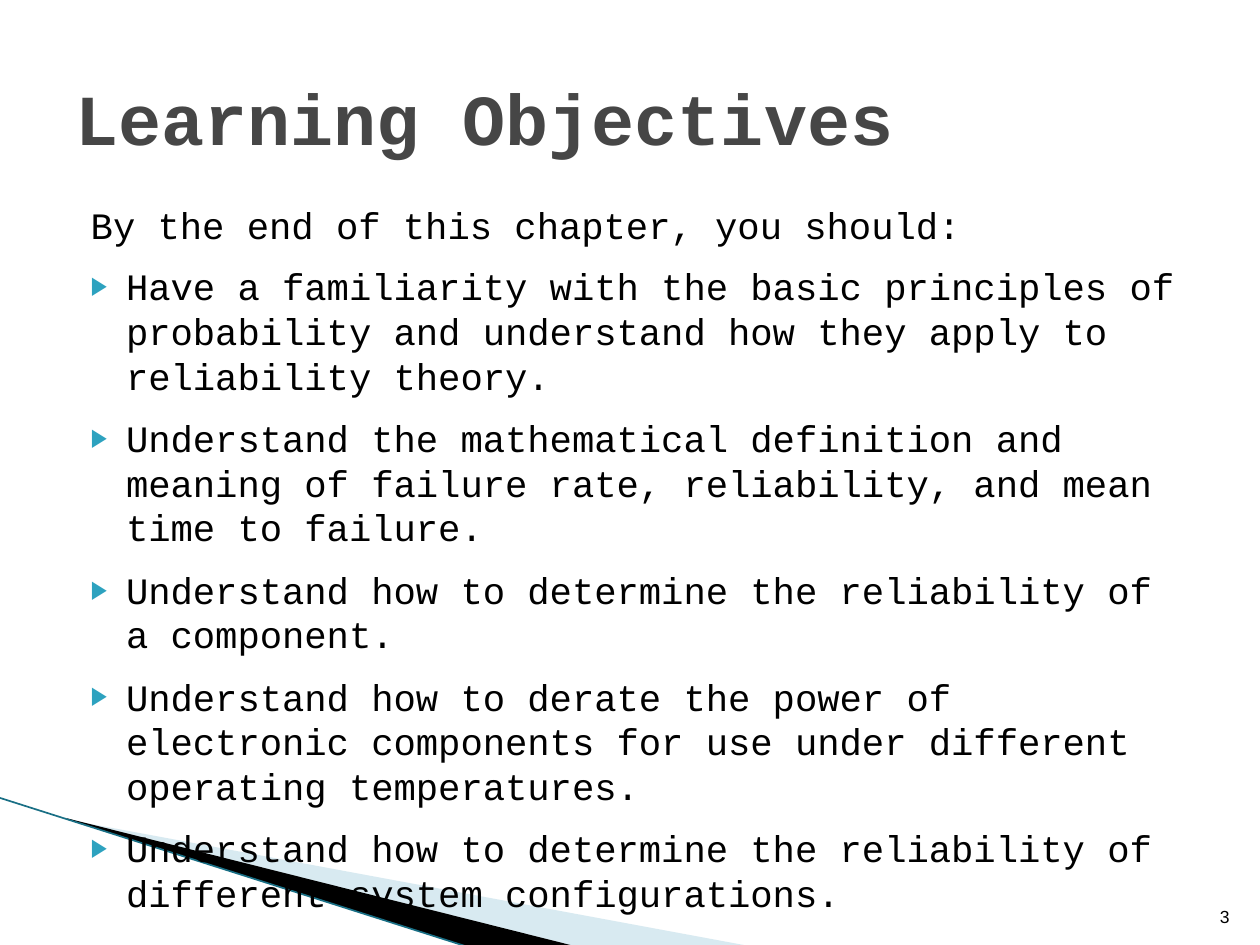
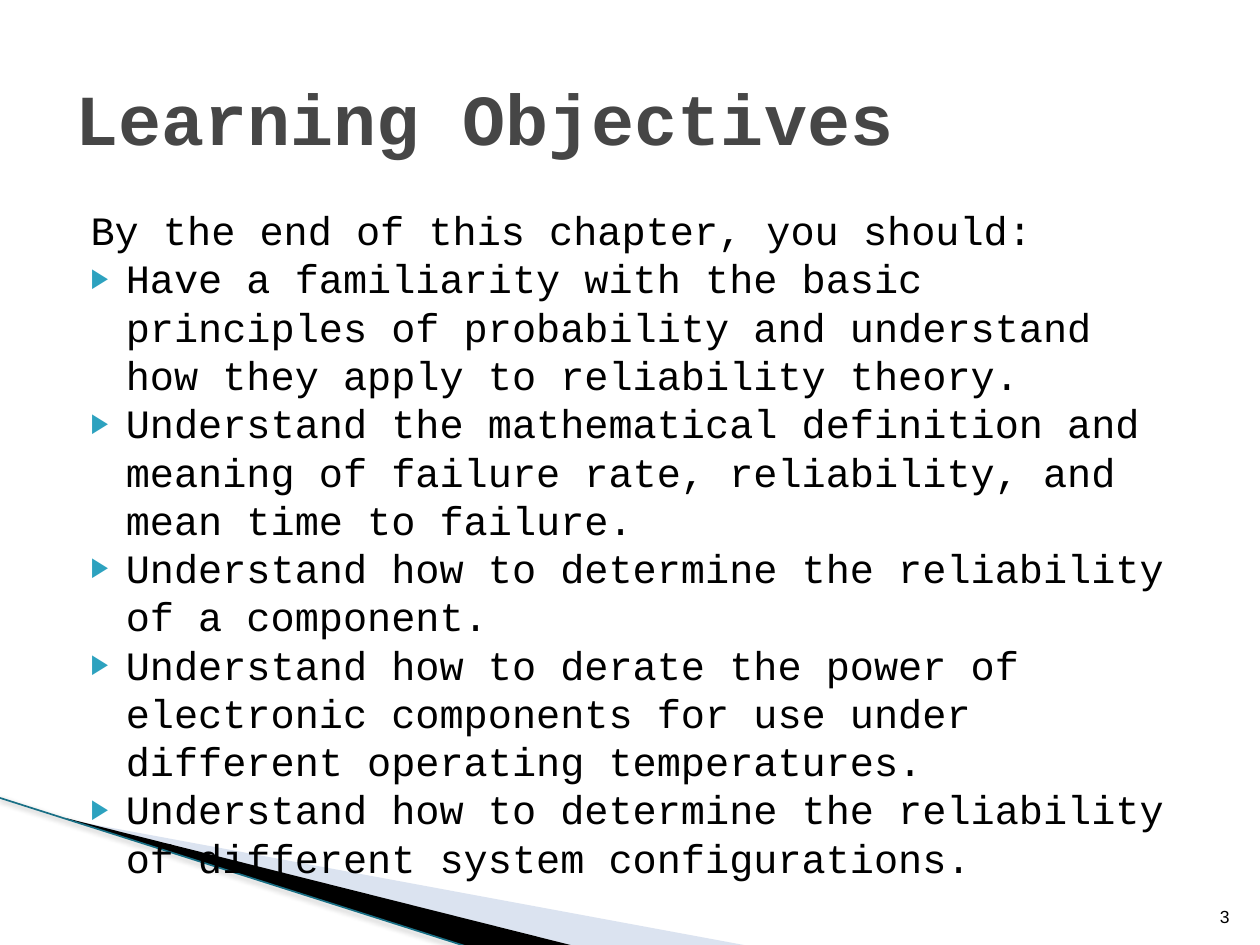
Before and after one commit to ctag/uah, a slide deck: slide 3 of cpe495/individual/hw05/EJ_Ch08_System_Reliability.pptx. Drawn at 1260x945 pixels with LibreOffice and Linux fonts; fonts in the diff are those of the drawing; background and template pictures are left out. Boxes give left, top, right and bottom in pixels: in the first picture for what was removed or moved away, otherwise in the second. Text is boxed around its words. In the diff, an @@ line names an element or a change of style, - is before the commit and + after.

```diff
--- a/cpe495/individual/hw05/EJ_Ch08_System_Reliability.pptx
+++ b/cpe495/individual/hw05/EJ_Ch08_System_Reliability.pptx
@@ text "By the end of this ..." at <box>91,216,1164,836</box>: size 21.3 to 23 pt; line spacing 0.8 to 0.9; less space between paragraphs @@
@@ freeform shape at <box>98,689,622,888</box>: fill #A0CBDC at 40% opacity to #A7B9DB at 40% opacity @@
@@ freeform shape at <box>0,798,517,914</box>: outline redrawn @@
@@ line (0, 798) - (467, 945): stroke #97C5D8 0.95 pt to #196F85 0.96 pt @@
```
Also in this commit, not shown: 27 other slides changed, 1 other file.
